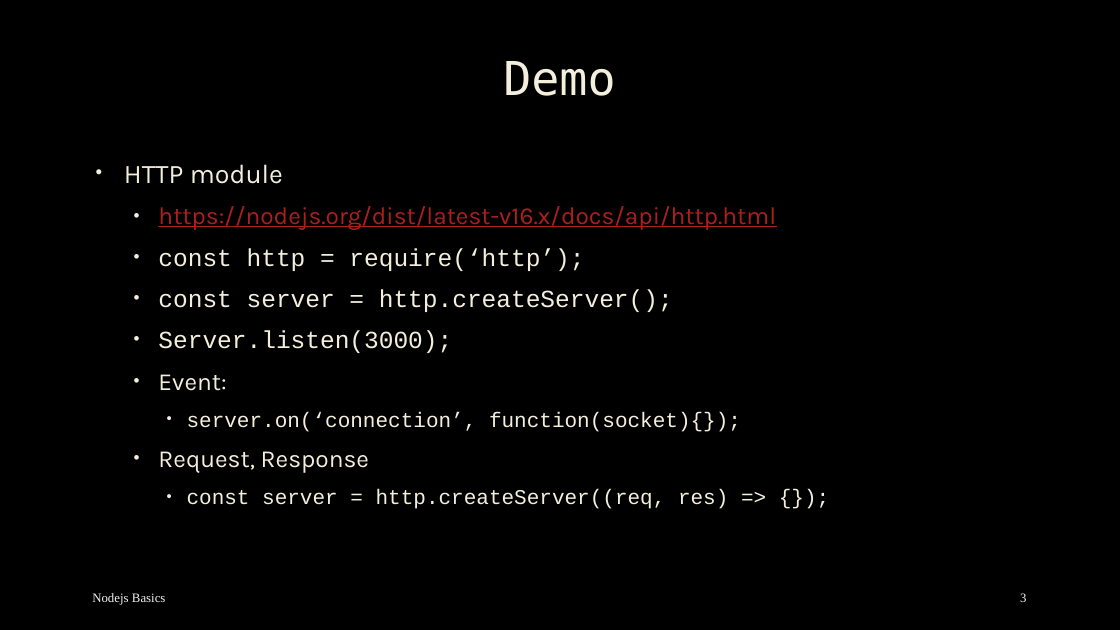
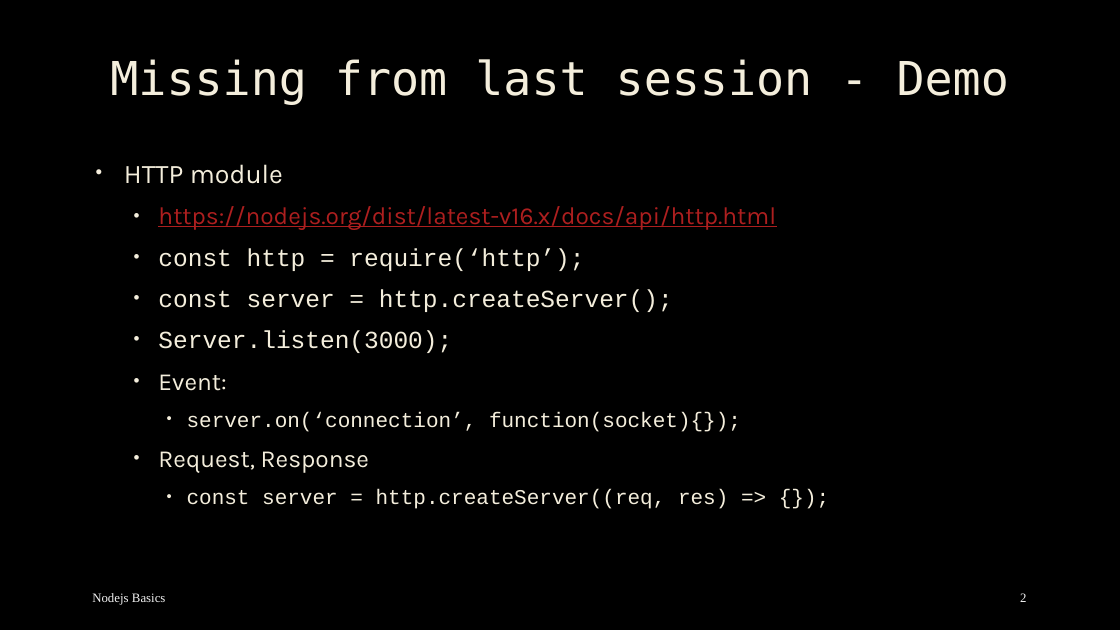
Before and after one commit to mostafa8026/nestjs-course, a slide deck: slide 2 of nodejs-basics-03.pptx (slide 3 before the commit). Drawn at 1120x630 pixels with LibreOffice and Linux fonts; fonts in the diff are those of the drawing; background and template pictures are left out. Boxes give left, top, right and bottom in pixels: in the first picture for what was removed or moved away, otherwise in the second. Text is boxed around its words. In the diff, an @@ line names an element or a change of style, - is before the commit and + after.

Commit message:
feat: session 03

```diff
--- a/nodejs-basics-03.pptx
+++ b/nodejs-basics-03.pptx
@@ title at (110,59,1009,105): text changed @@
-Demo
+Missing from last session - Demo
@@ page number at (1020,593,1026,602): text changed @@
-3
+2
```
Also in this commit, not shown: 5 other slides changed, 8 slides added, 8 other files.
